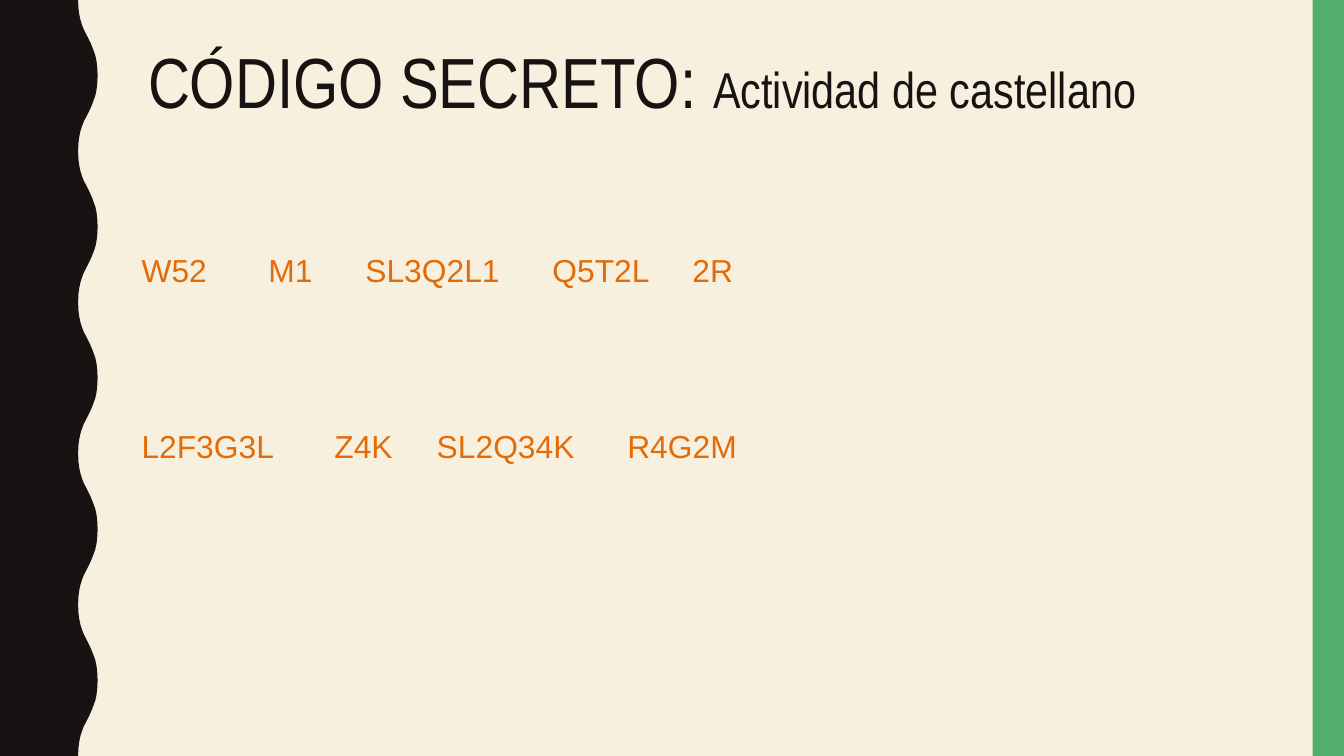
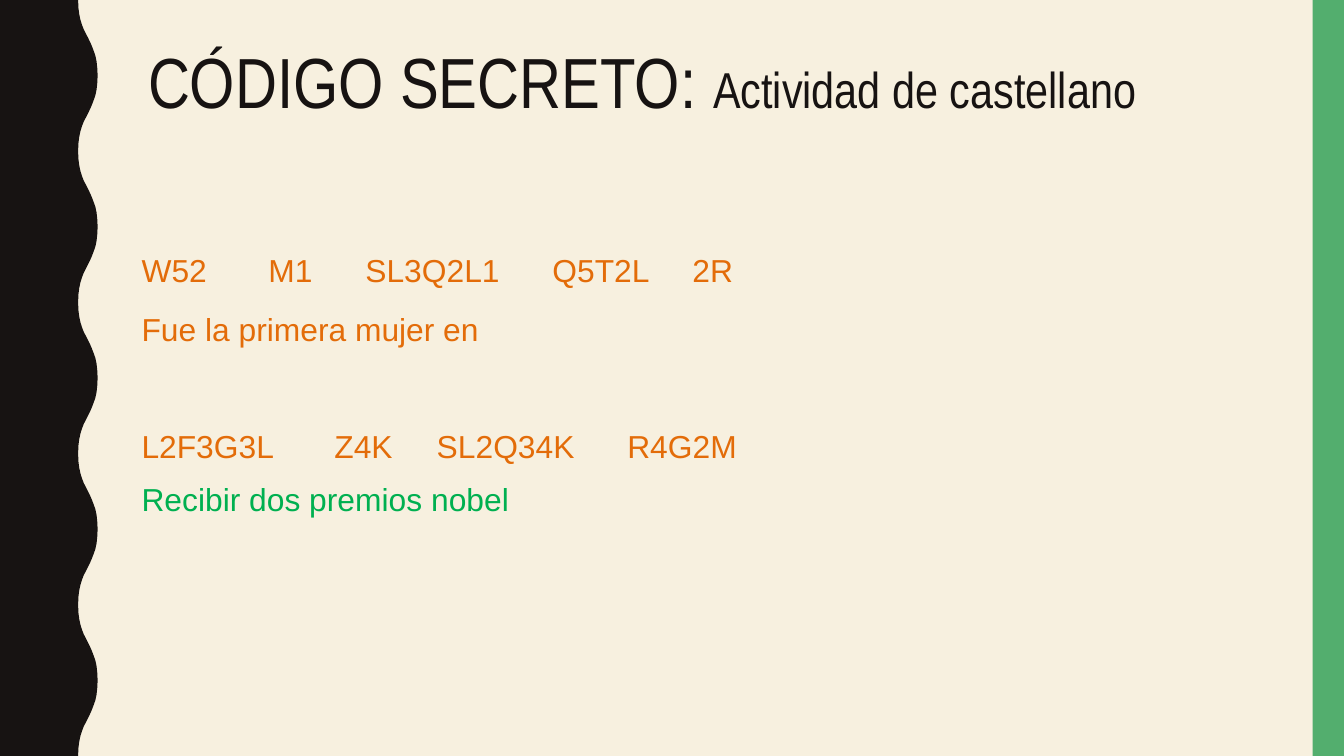
Before and after one commit to 360kbcn/Deures, a slide deck: slide 30 of 25-29-5-2020/Marc Rios 3a setmana Experiments.pptx. Drawn at 1344x756 pixels with LibreOffice and Linux fonts; fonts in the diff are those of the drawing. Boxes give left, top, right and bottom in pixels: in the first picture for what was removed or moved away, otherwise in the second. Text is boxed around its words. In the diff, an @@ line names an element or a change of style, - is before the commit and + after.

```diff
--- a/25-29-5-2020/Marc Rios 3a setmana Experiments.pptx
+++ b/25-29-5-2020/Marc Rios 3a setmana Experiments.pptx
@@ text at box(142, 318, 478, 346): paragraph added @@
+Fue la primera mujer en
@@ text at box(142, 488, 509, 517): paragraph added @@
+Recibir dos premios nobel
```
Also in this commit, not shown: 5 other slides changed, 1 slide added, 1 slide removed, 4 other files.
